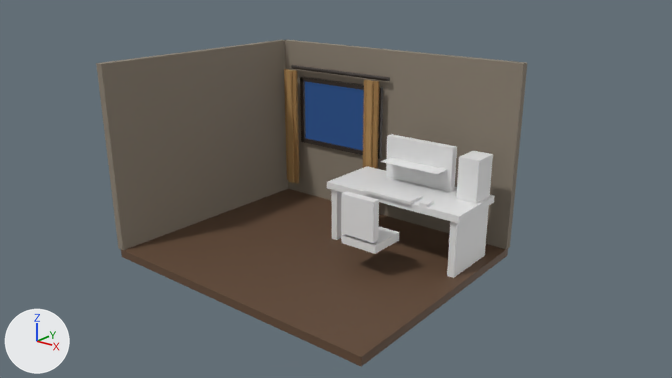
Renders of the Blender file Blender/CozyRoomDiorama/cozyroomdiorama.blend from each side of a commit.
Before and after are seen from the file's camera 'Camera_Hero'. The axes (+X, +Y, +Z) are drawn at lower left. The lights are the same throughout. The picture after the commit comes second.

Names of what the first picture shows: 'Chair_Back', 'Desk_Leg_R', 'Desk_Top', 'Floor', 'Monitor_Body', 'PC_Tower', 'Wall_Back_Bottom', 'Wall_Back_Left', 'Wall_Back_Right', 'Wall_Back_Top', 'Wall_Left', 'Window_Glass' and 16 more.
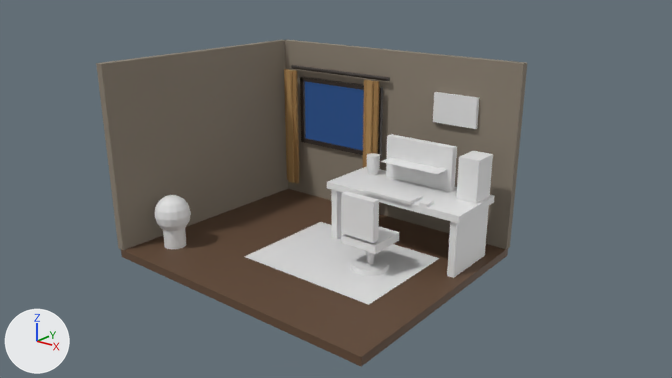
Pixel boxes [x1, y1, x2, y2] of what changed, in the pictures (672 x 378 px):
```json
{"object": "Rug", "change": "added", "after": [244, 222, 439, 305]}
{"object": "Wall_Art", "change": "added", "after": [433, 92, 479, 129]}
{"object": "Plant_Foliage", "change": "added", "after": [155, 195, 191, 232]}
{"object": "Chair_Base", "change": "added", "after": [351, 254, 389, 276]}
{"object": "Plant_Pot", "change": "added", "after": [163, 228, 186, 249]}
{"object": "Desk_Lamp_Shade", "change": "added", "after": [367, 153, 380, 170]}
{"object": "Chair_Pedestal", "change": "added", "after": [366, 251, 374, 264], "on screen": "mostly hidden"}
```

Edits to the scene script, one JSON object a line:
```json
{"op": "add", "block": "me_plant_foliage_mesh", "code": ["me_plant_foliage_mesh = bpy.data.meshes.new('Plant_Foliage_Mesh')", "me_plant_foliage_mesh.from_pydata(...)  # a UV sphere (16 segments, 8 rings, poles along z) spanning x -1.0..1.0, y -1.0..1.0, z -1.0..1.0"]}
{"op": "add", "block": "me_plant_pot_mesh", "code": ["me_plant_pot_mesh = bpy.data.meshes.new('Plant_Pot_Mesh')", "me_plant_pot_mesh.from_pydata(...)  # a 32-sided cylinder along z spanning x -1.0..1.0, y -1.0..1.0, z -1.0..1.0"]}
{"op": "add", "block": "me_desk_lamp_shade_mesh", "code": ["me_desk_lamp_shade_mesh = bpy.data.meshes.new('Desk_Lamp_Shade_Mesh')", "me_desk_lamp_shade_mesh.from_pydata(...)  # a 32-sided cylinder along z spanning x -1.0..1.0, y -1.0..1.0, z -1.0..1.0"]}
{"op": "add", "block": "me_chair_base_mesh", "code": ["me_chair_base_mesh = bpy.data.meshes.new('Chair_Base_Mesh')", "me_chair_base_mesh.from_pydata(...)  # a 32-sided cylinder along z spanning x -1.0..1.0, y -1.0..1.0, z -1.0..1.0"]}
{"op": "add", "block": "me_chair_pedestal_mesh", "code": ["me_chair_pedestal_mesh = bpy.data.meshes.new('Chair_Pedestal_Mesh')", "me_chair_pedestal_mesh.from_pydata(...)  # a 32-sided cylinder along z spanning x -1.0..1.0, y -1.0..1.0, z -1.0..1.0"]}
{"op": "add", "block": "ob_plant_foliage", "code": ["ob_plant_foliage = bpy.data.objects.new('Plant_Foliage', me_plant_foliage_mesh)", "ob_plant_foliage.location = (-1.7, -1.2, 0.5)", "ob_plant_foliage.scale = (0.26, 0.26, 0.28)"]}
{"op": "add", "block": "ob_plant_pot", "code": ["ob_plant_pot = bpy.data.objects.new('Plant_Pot', me_plant_pot_mesh)", "ob_plant_pot.location = (-1.7, -1.2, 0.18)", "ob_plant_pot.scale = (0.16, 0.16, 0.18)"]}
{"op": "add", "block": "ob_wall_art", "code": ["ob_wall_art = bpy.data.objects.new('Wall_Art', me_chair_back_mesh.copy())  # the mesh of ob_chair_back", "ob_wall_art.location = (1.25, 1.7, 1.95)", "ob_wall_art.scale = (0.35, 0.03, 0.22)"]}
{"op": "add", "block": "ob_rug", "code": ["ob_rug = bpy.data.objects.new('Rug', me_monitor_screen_mesh.copy())  # the mesh of ob_monitor_screen", "ob_rug.location = (0.5, 0.0, 0.01)", "ob_rug.scale = (1.1, 0.85, 1.0)"]}
{"op": "add", "block": "ob_desk_lamp_shade", "code": ["ob_desk_lamp_shade = bpy.data.objects.new('Desk_Lamp_Shade', me_desk_lamp_shade_mesh)", "ob_desk_lamp_shade.location = (0.2, 1.15, 1.1)", "ob_desk_lamp_shade.scale = (0.1, 0.1, 0.105)"]}
{"op": "add", "block": "ob_chair_base", "code": ["ob_chair_base = bpy.data.objects.new('Chair_Base', me_chair_base_mesh)", "ob_chair_base.location = (1.0, 0.0, 0.04)", "ob_chair_base.scale = (0.26, 0.26, 0.04)"]}
{"op": "add", "block": "ob_chair_pedestal", "code": ["ob_chair_pedestal = bpy.data.objects.new('Chair_Pedestal', me_chair_pedestal_mesh)", "ob_chair_pedestal.location = (1.0, 0.0, 0.22)", "ob_chair_pedestal.scale = (0.05, 0.05, 0.22)"]}
```
